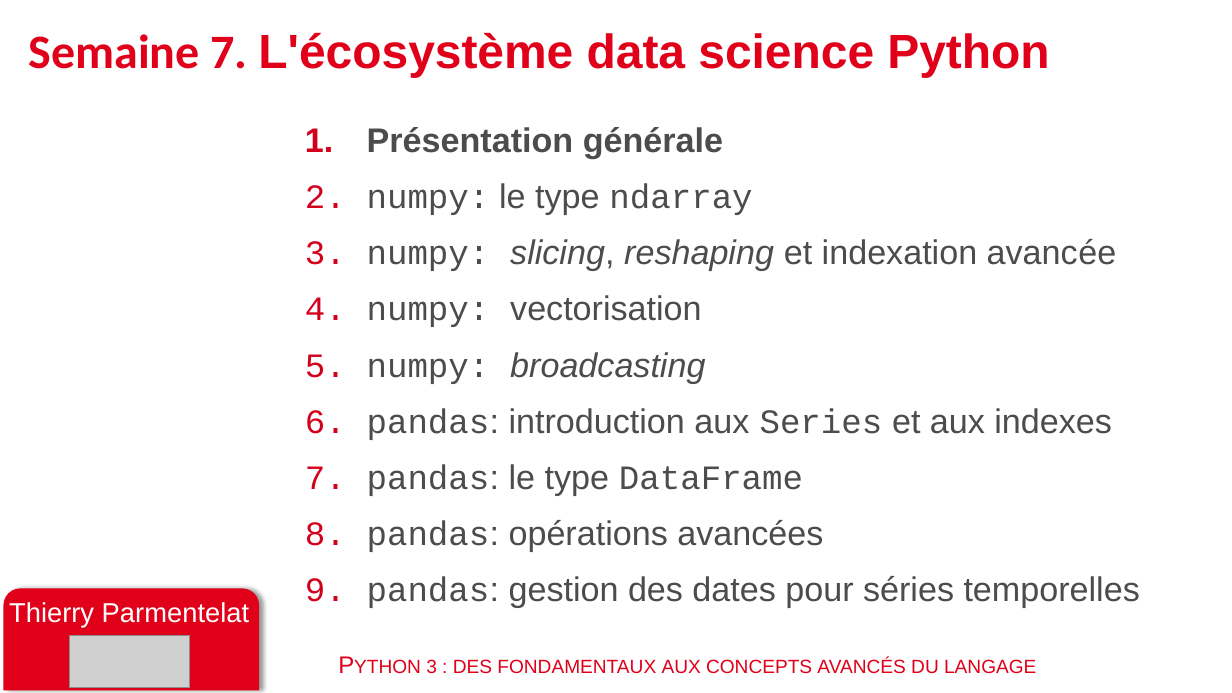
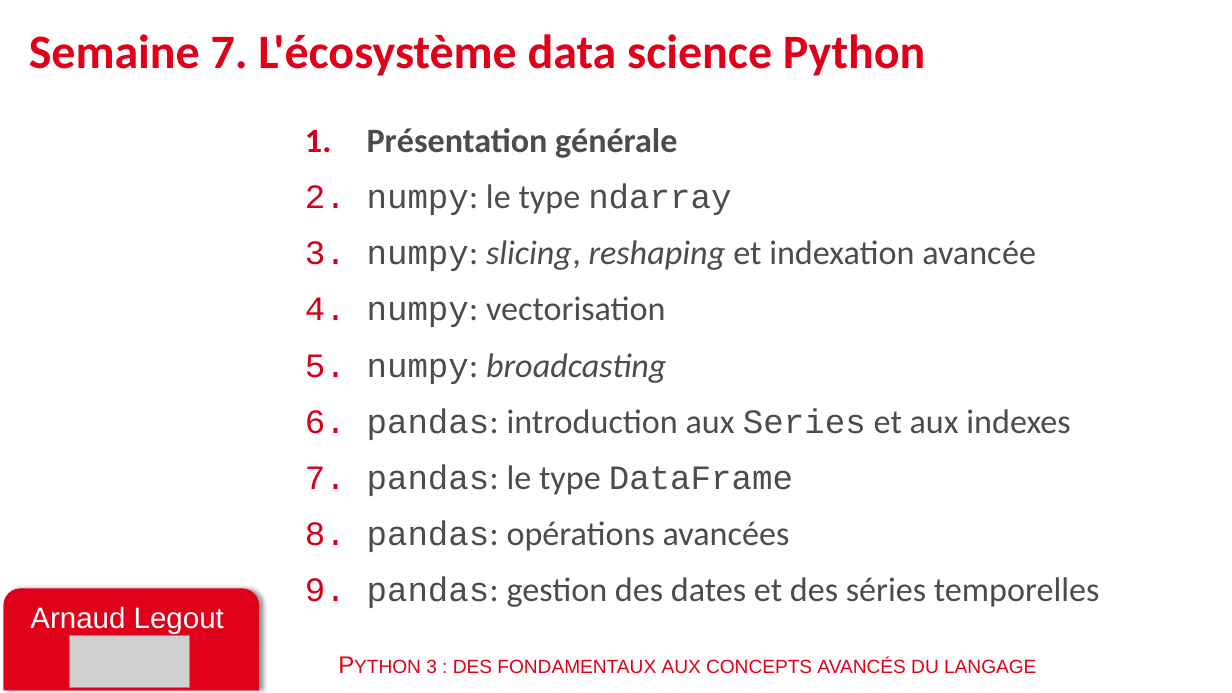
Before and after one commit to parmentelat/flotpython-archive, a slide deck: slide 2 of teaser/slide-video-w7.pptx. Drawn at 1232x693 pixels with LibreOffice and Linux fonts; fonts in the diff are those of the drawing; grey boxes stand for pictures. Boxes give left, top, right and bottom in pixels: in the first picture for what was removed or moved away, otherwise in the second. Text is boxed around its words. In the diff, an @@ line names an element or a change of style, - is before the commit and + after.

```diff
--- a/teaser/slide-video-w7.pptx
+++ b/teaser/slide-video-w7.pptx
@@ title "Semaine 7. L'écosystème data science ..." at (29,34,925,76): font Arial to Calibri in "L'écosystème data science Python" @@
@@ text at (367,128,1070,552): font Arial to Calibri in "Présentation générale", "le type", "slicing, reshaping et indexation avancée", "vectorisation" and 4 more places; font Courier New to Calibri in "numpy:", "numpy:", "numpy:", "numpy:" @@
@@ text at (367,576,1100,608): text changed; font Arial to Calibri @@
-9. pandas: gestion des dates pour séries temporelles
+9. pandas: gestion des dates et des séries temporelles
@@ text at (30,606,224,634): text changed; size 21.3 to 23 pt @@
-Thierry Parmentelat
+Arnaud Legout
```
Also in this commit, not shown: 1 other slide changed, 8 slides added.
